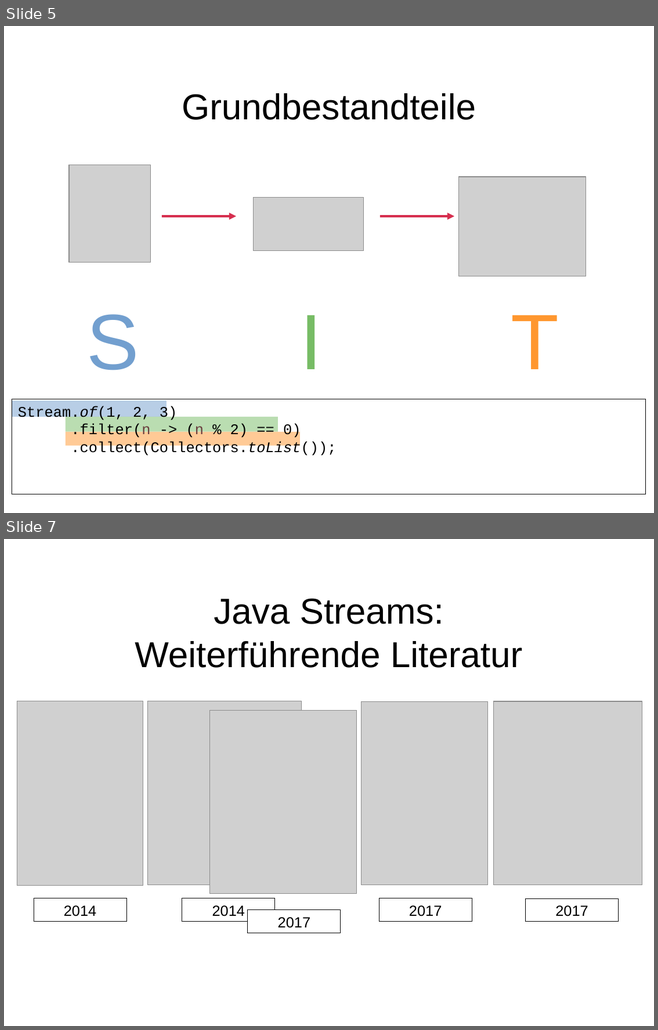
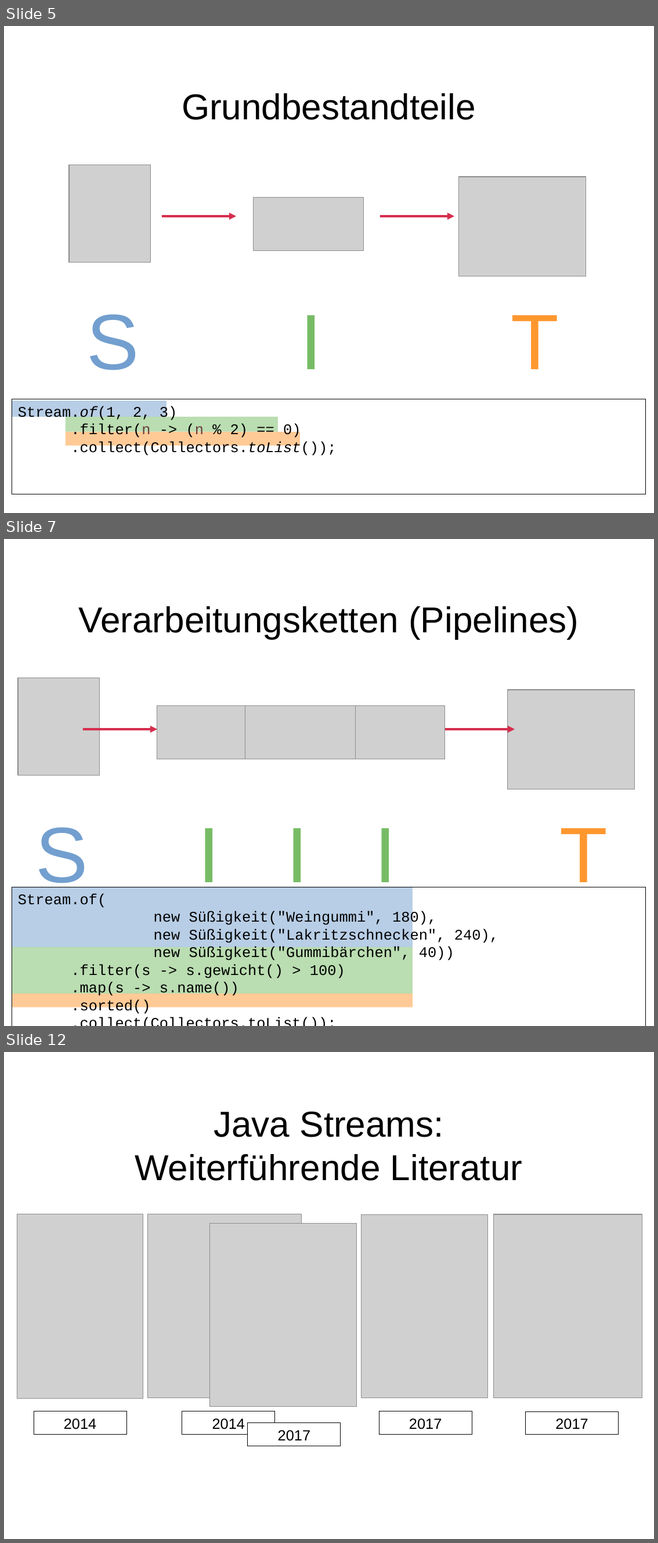
Before and after one commit to dlindner/vorlesung-se2-dhbw, a slide deck: added_2020/Java Streams API.odp. Shown one above the other, each under a label of ours: slides 5 and 7 before the commit, slides 5, 7 and 12 after it; the slides between them are not shown. The pictures are 658x1030 and 658x1543 pixels, drawn with LibreOffice and Linux fonts; fonts in the diff are those of the drawing; grey boxes stand for pictures; background and template pictures are left out. Boxes give left, top, right and bottom in pixels: in the first picture for what was removed or moved away, otherwise in the second. Text is boxed around its words. In the diff, an @@ line names an element or a change of style, - is before the commit and + after.

Commit message:
Übersichtsfolien: Stream Operation methods (vorbereitet)

```diff
--- a/added_2020/Java Streams API.odp
+++ b/added_2020/Java Streams API.odp
@@ slide 7 added at bbox=[4, 539, 654, 1026], background picture (left out) @@
@@ title added at bbox=[78, 606, 578, 639], 44 pt, text #000000 @@
+Verarbeitungsketten (Pipelines)
@@ picture added at bbox=[18, 678, 100, 776] @@
@@ picture added at bbox=[507, 690, 634, 790] @@
@@ picture added at bbox=[157, 706, 267, 759] @@
@@ picture added at bbox=[245, 706, 355, 759] @@
@@ picture added at bbox=[335, 706, 445, 759] @@
@@ arrow added from (83, 729) to (157, 729), #D62E4E 2.83 pt @@
@@ arrow added from (440, 729) to (514, 729), #D62E4E 2.83 pt @@
@@ text added at bbox=[35, 827, 88, 896], 96 pt, text #729FCF @@
+S
@@ text added at bbox=[198, 828, 220, 896], 96 pt, text #77BC65 @@
+I
@@ text added at bbox=[286, 828, 308, 896], 96 pt, text #77BC65 @@
+I
@@ text added at bbox=[374, 828, 396, 896], 96 pt, text #77BC65 @@
+I
@@ text added at bbox=[560, 828, 608, 888], 96 pt, text #FF972F @@
+T
@@ rectangle added at bbox=[12, 888, 412, 947], fill #729FCF at 50% opacity @@
@@ rectangle added at bbox=[12, 888, 646, 1026], outline #000000 0 pt, 18 pt, text #000000 @@
+Stream.of(
+new Süßigkeit("Weingummi", 180),
+new Süßigkeit("Lakritzschnecken", 240),
+new Süßigkeit("Gummibärchen", 40))
+.filter(s -> s.gewicht() > 100)
+.map(s -> s.name())
+.sorted()
+.collect(Collectors.toList());
@@ rectangle added at bbox=[12, 947, 412, 994], fill #77BC65 at 50% opacity @@
@@ rectangle added at bbox=[12, 994, 412, 1007], fill #FF972F at 50% opacity @@
@@ what was slide 7 is now slide 12 @@
```
Also in this commit, not shown: 4 other slides added.
